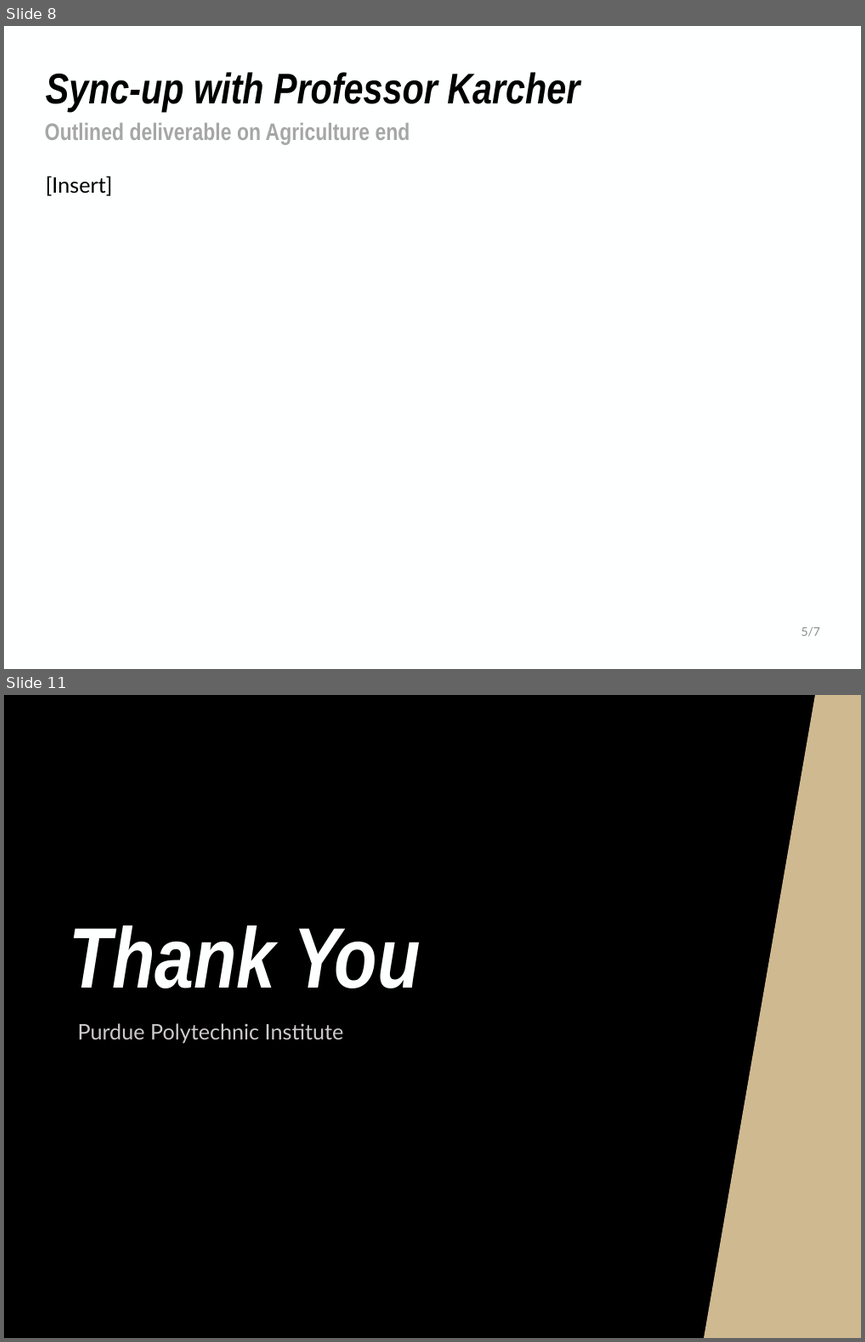
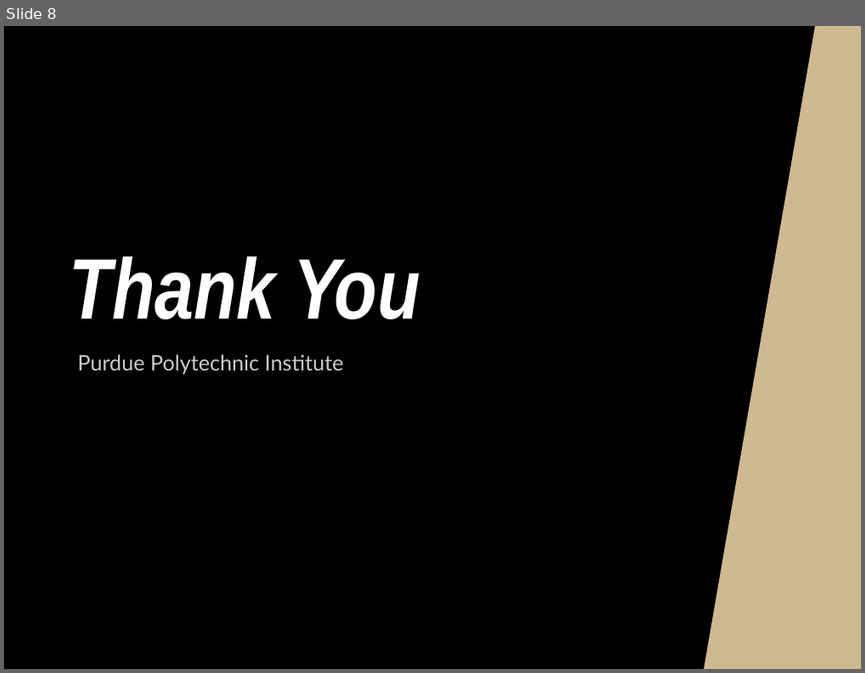
Before and after one commit to NHuang58/Biomedical_Device_PCB, a slide deck: Documentation/Slides/Week_9.pptx. Shown one above the other, each under a label of ours: slides 8 and 11 before the commit, slide 8 after it; the slides between them are not shown. The pictures are 865x1342 and 865x673 pixels, drawn with LibreOffice and Linux fonts; fonts in the diff are those of the drawing; background and template pictures are left out. Boxes give left, top, right and bottom in pixels: in the first picture for what was removed or moved away, otherwise in the second. Text is boxed around its words. In the diff, an @@ line names an element or a change of style, - is before the commit and + after.

```diff
--- a/Documentation/Slides/Week_9.pptx
+++ b/Documentation/Slides/Week_9.pptx
@@ slide 8 removed at bbox=[4, 26, 861, 669], background #FEFFFF @@
@@ title removed at bbox=[46, 72, 579, 112] @@
-Sync-up with Professor Karcher
@@ text removed at bbox=[45, 123, 410, 145] @@
-Outlined deliverable on Agriculture end
@@ text removed at bbox=[46, 176, 113, 196] @@
-[Insert]
@@ text removed at bbox=[801, 627, 821, 636] @@
-5/7
@@ what was slide 11 is now slide 8 @@
```
Also in this commit, not shown: 4 slides changed, 3 slides added, 5 other slides removed, 24 other files.
